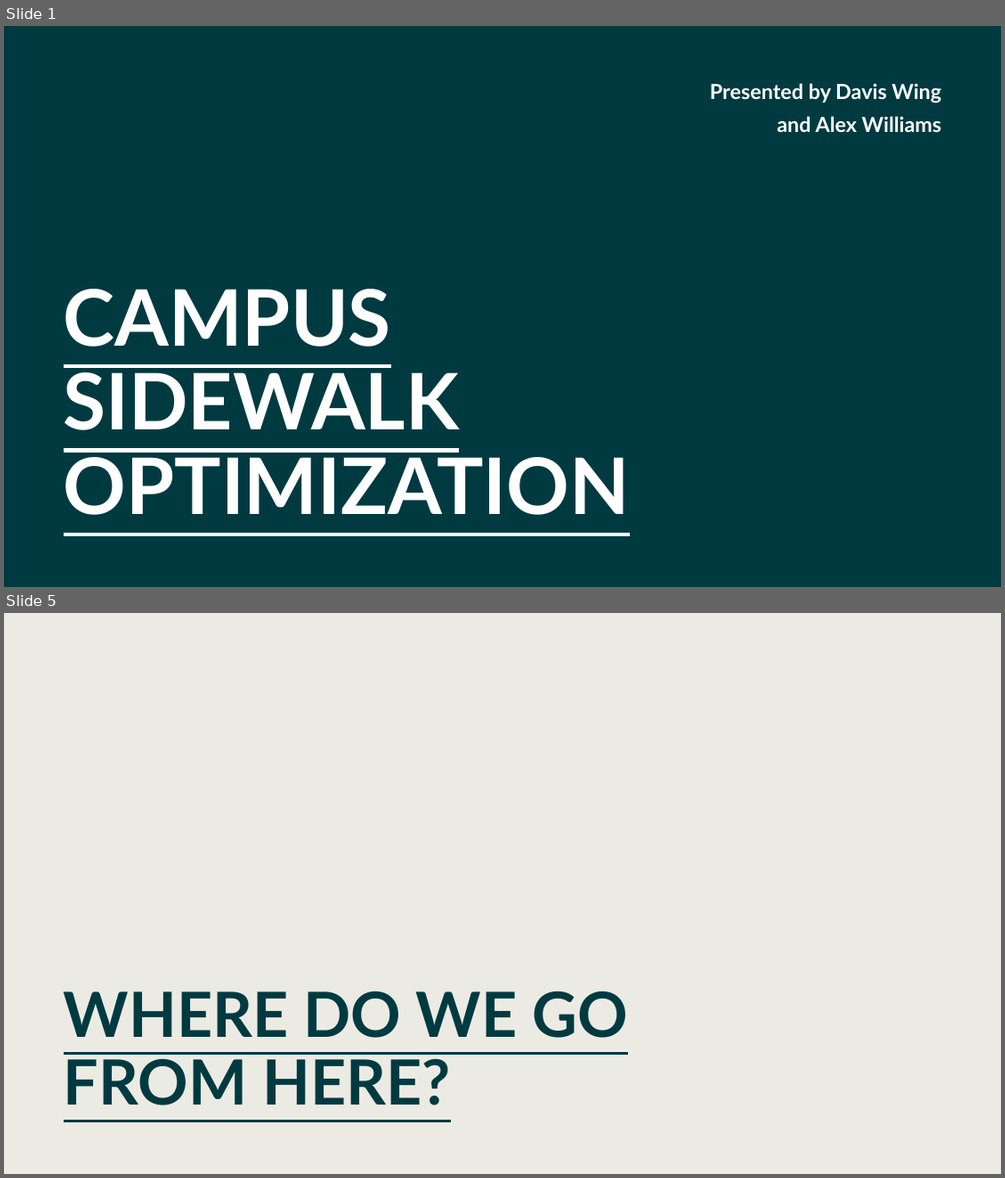
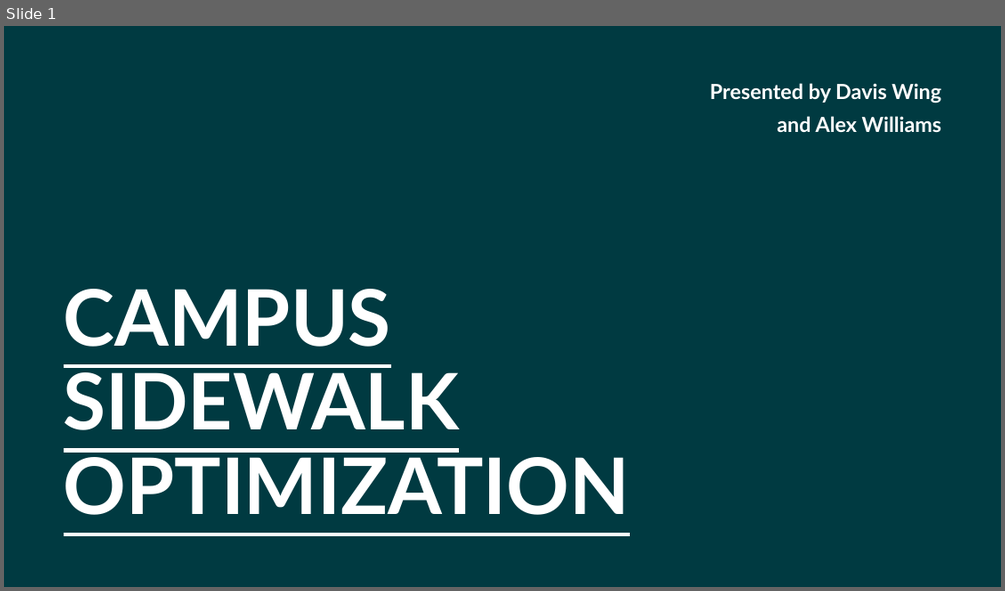
Before and after one commit to AleRicWil/OptProj2026, a slide deck: presentation.pptx. Shown one above the other, each under a label of ours: slides 1 and 5 before the commit, slide 1 after it; the slides between them are not shown. The pictures are 1005x1178 and 1005x591 pixels, drawn with LibreOffice and Linux fonts; fonts in the diff are those of the drawing. Boxes give left, top, right and bottom in pixels: in the first picture for what was removed or moved away, otherwise in the second. Text is boxed around its words. In the diff, an @@ line names an element or a change of style, - is before the commit and + after.

```diff
--- a/presentation.pptx
+++ b/presentation.pptx
@@ slide 5 removed at box(4, 613, 1001, 1174), background #ECEBE3 @@
@@ title removed at box(64, 991, 628, 1105) @@
-WHERE DO WE GO FROM HERE?
```
Also in this commit, not shown: 2 slides changed, 7 slides added, 7 other slides removed, 6 other files.
